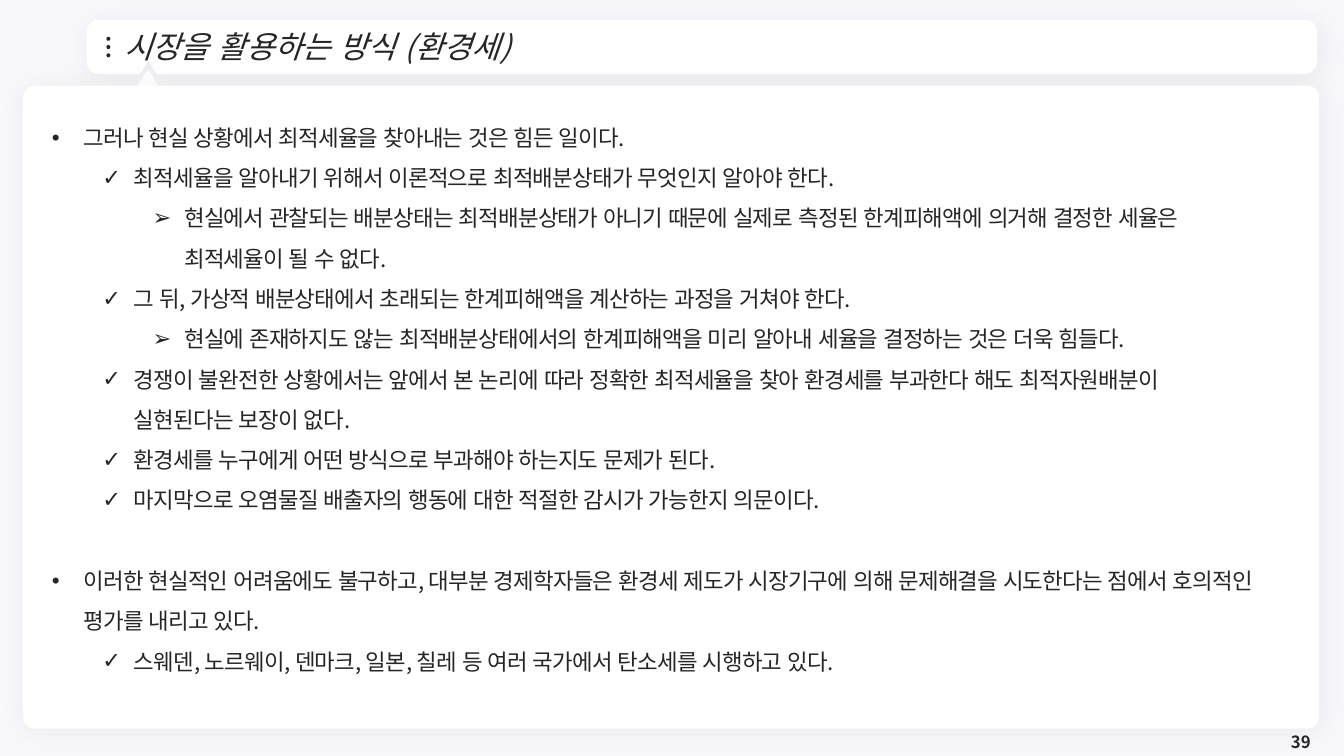
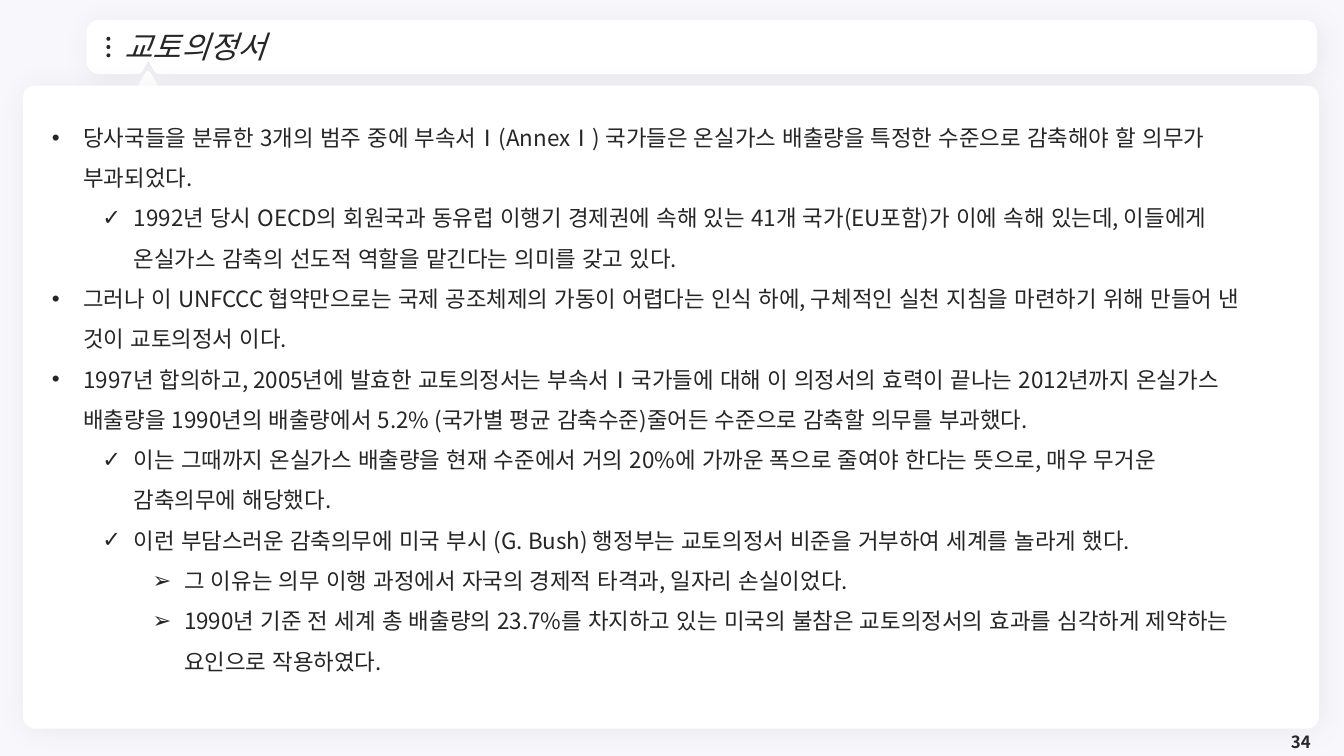
Before and after one commit to meandthey/Teaching, a slide deck: slide 34 of 재정학/01_Lectures/재정학_Chapter_7.pptx (slide 39 before the commit). Drawn at 1344x756 pixels with LibreOffice and Linux fonts; fonts in the diff are those of the drawing; background and template pictures are left out. Boxes give left, top, right and bottom in pixels: in the first picture for what was removed or moved away, otherwise in the second. Text is boxed around its words. In the diff, an @@ line names an element or a change of style, - is before the commit and + after.

```diff
--- a/재정학/01_Lectures/재정학_Chapter_7.pptx
+++ b/재정학/01_Lectures/재정학_Chapter_7.pptx
@@ title at <box>124,32,265,61</box>: text changed @@
-시장을 활용하는 방식 (환경세)
+교토의정서
@@ text at <box>83,127,1239,672</box>: text changed @@
-• 그러나 현실 상황에서 최적세율을 찾아내는 것은 힘든 일이다.
-  ✓ 최적세율을 알아내기 위해서 이론적으로 최적배분상태가 무엇인지 알아야 한다.
-    ➢ 현실에서 관찰되는 배분상태는 최적배분상태가 아니기 때문에 실제로 측정된 한계피해액에 의거해 결정한 세율은 최적세율이 될 수 없다.
-  ✓ 그 뒤, 가상적 배분상태에서 초래되는 한계피해액을 계산하는 과정을 거쳐야 한다.
-    ➢ 현실에 존재하지도 않는 최적배분상태에서의 한계피해액을 미리 알아내 세율을 결정하는 것은 더욱 힘들다.
-  ✓ 경쟁이 불완전한 상황에서는 앞에서 본 논리에 따라 정확한 최적세율을 찾아 환경세를 부과한다 해도 최적자원배분이 실현된다는 보장이 없다.
-  ✓ 환경세를 누구에게 어떤 방식으로 부과해야 하는지도 문제가 된다.
-  ✓ 마지막으로 오염물질 배출자의 행동에 대한 적절한 감시가 가능한지 의문이다.
-• 이러한 현실적인 어려움에도 불구하고, 대부분 경제학자들은 환경세 제도가 시장기구에 의해 문제해결을 시도한다는 점에서 호의적인 평가를 내리고 있다.
-  ✓ 스웨덴, 노르웨이, 덴마크, 일본, 칠레 등 여러 국가에서 탄소세를 시행하고 있다.
+• 당사국들을 분류한 3개의 범주 중에 부속서Ⅰ(AnnexⅠ) 국가들은 온실가스 배출량을 특정한 수준으로 감축해야 할 의무가 부과되었다.
+  ✓ 1992년 당시 OECD의 회원국과 동유럽 이행기 경제권에 속해 있는 41개 국가(EU포함)가 이에 속해 있는데, 이들에게 온실가스 감축의 선도적 역할을 맡긴다는 의미를 갖고 있다.
+• 그러나 이 UNFCCC 협약만으로는 국제 공조체제의 가동이 어렵다는 인식 하에, 구체적인 실천 지침을 마련하기 위해 만들어 낸 것이 교토의정서 이다.
+• 1997년 합의하고, 2005년에 발효한 교토의정서는 부속서Ⅰ국가들에 대해 이 의정서의 효력이 끝나는 2012년까지 온실가스 배출량을 1990년의 배출량에서 5.2% (국가별 평균 감축수준)줄어든 수준으로 감축할 의무를 부과했다.
+  ✓ 이는 그때까지 온실가스 배출량을 현재 수준에서 거의 20%에 가까운 폭으로 줄여야 한다는 뜻으로, 매우 무거운 감축의무에 해당했다.
+  ✓ 이런 부담스러운 감축의무에 미국 부시 (G. Bush) 행정부는 교토의정서 비준을 거부하여 세계를 놀라게 했다.
+    ➢ 그 이유는 의무 이행 과정에서 자국의 경제적 타격과, 일자리 손실이었다.
+    ➢ 1990년 기준 전 세계 총 배출량의 23.7%를 차지하고 있는 미국의 불참은 교토의정서의 효과를 심각하게 제약하는 요인으로 작용하였다.
@@ page number at <box>1291,735,1311,748</box>: text changed @@
-39
+34
```
Also in this commit, not shown: 8 other slides changed, 4 slides added, 16 slides removed, 11 other files.
